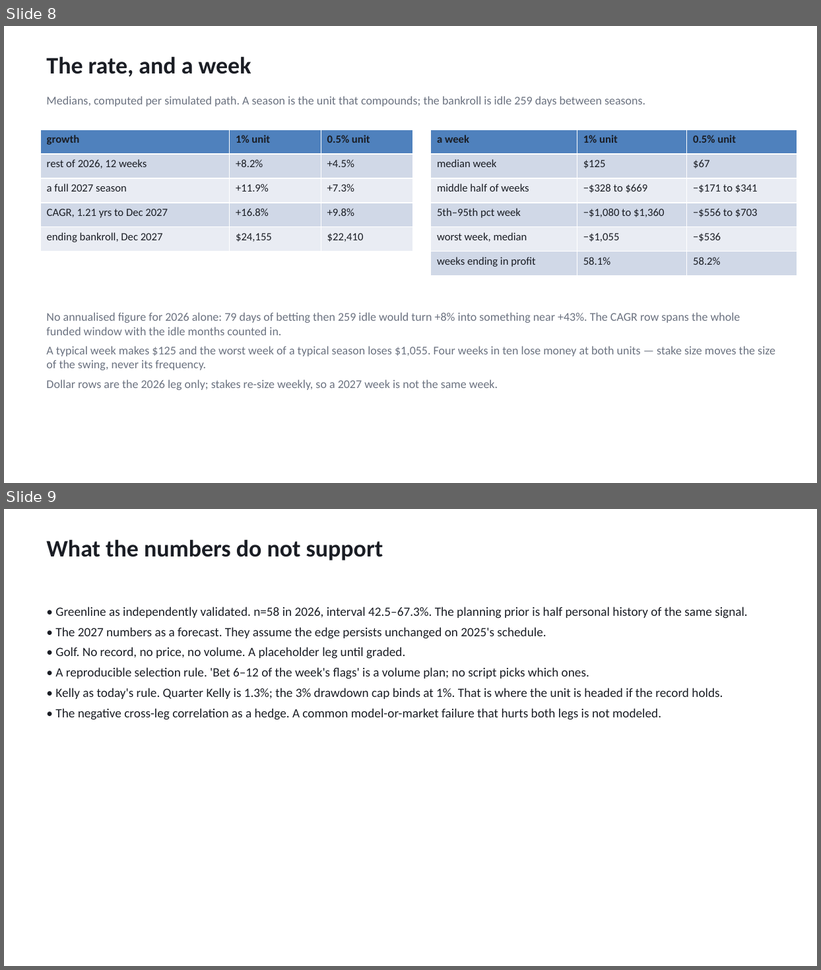
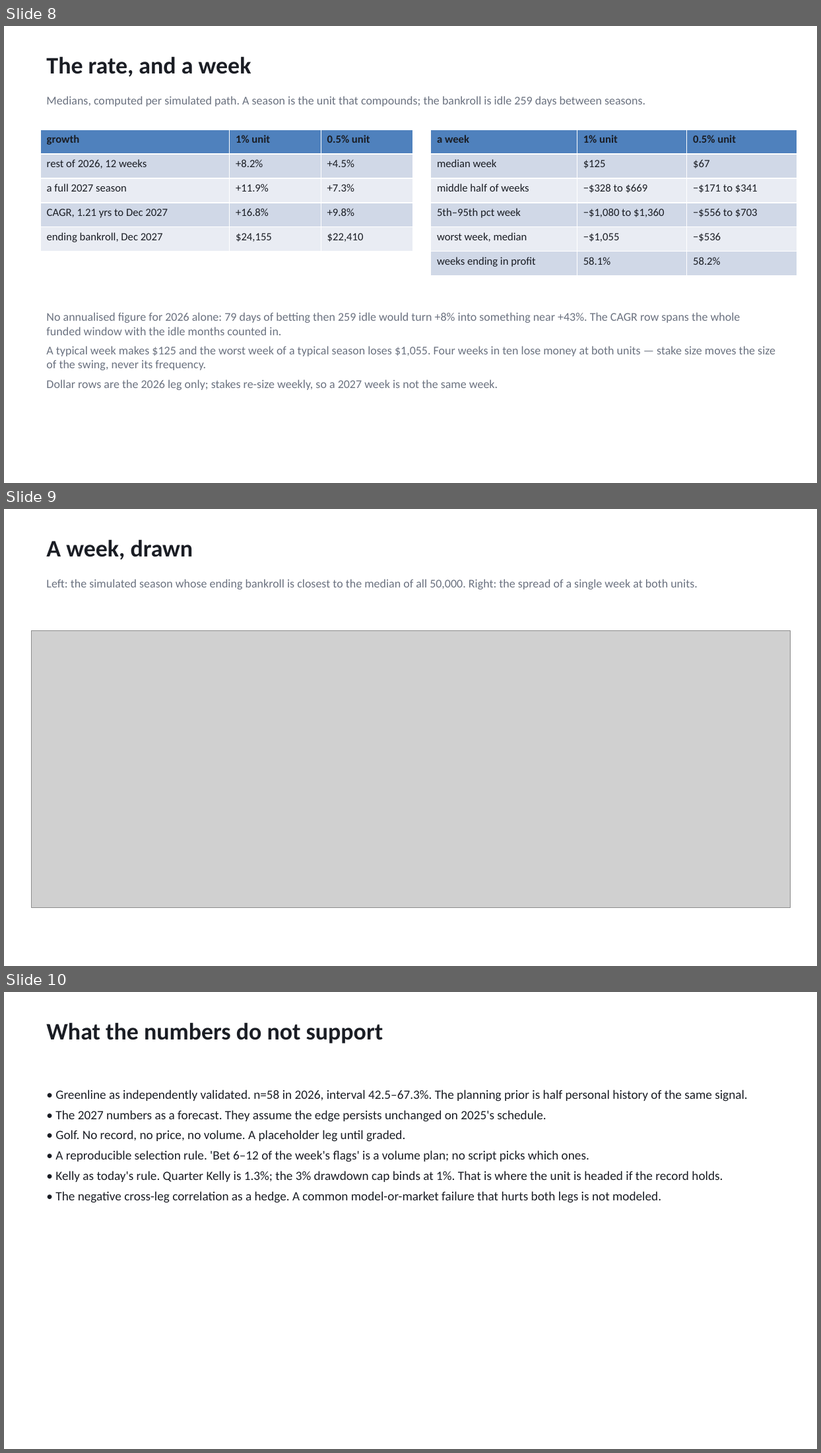
Before and after one commit to bmckelvey11/cfb-site, a slide deck: research/bankroll/docs/seed-bankroll-proposal-2026-09-21.pptx. Shown one above the other, each under a label of ours: slides 8 and 9 before the commit, slides 8, 9 and 10 after it. The pictures are 821x970 and 821x1453 pixels, drawn with LibreOffice and Linux fonts; fonts in the diff are those of the drawing; grey boxes stand for pictures. Boxes give left, top, right and bottom in pixels: in the first picture for what was removed or moved away, otherwise in the second. Text is boxed around its words. In the diff, an @@ line names an element or a change of style, - is before the commit and + after.

```diff
--- a/research/bankroll/docs/seed-bankroll-proposal-2026-09-21.pptx
+++ b/research/bankroll/docs/seed-bankroll-proposal-2026-09-21.pptx
@@ slide 9 added at box(4, 509, 817, 966), background #FFFFFF @@
@@ text added at box(46, 539, 193, 560), 28 pt, text #1A1D24, bold @@
+A week, drawn
@@ text added at box(46, 579, 698, 590), 14 pt, text #6B7280 @@
+Left: the simulated season whose ending bankroll is closest to the median of all 50,000. Right: the spread of a single week at both units.
@@ picture added at box(32, 631, 791, 908) @@
@@ what was slide 9 is now slide 10 @@
```
Also in this commit, not shown: 8 other files.
